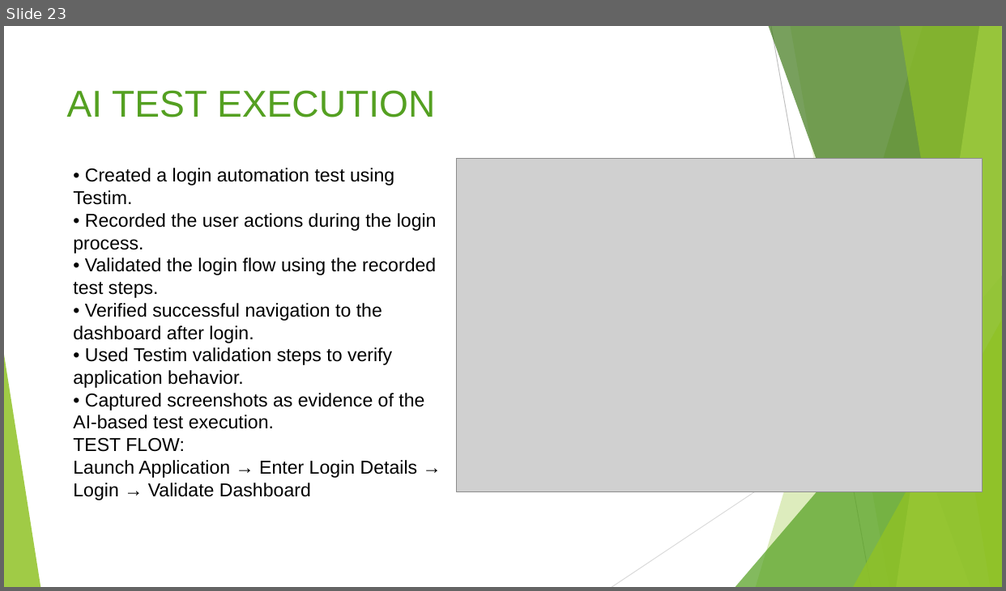
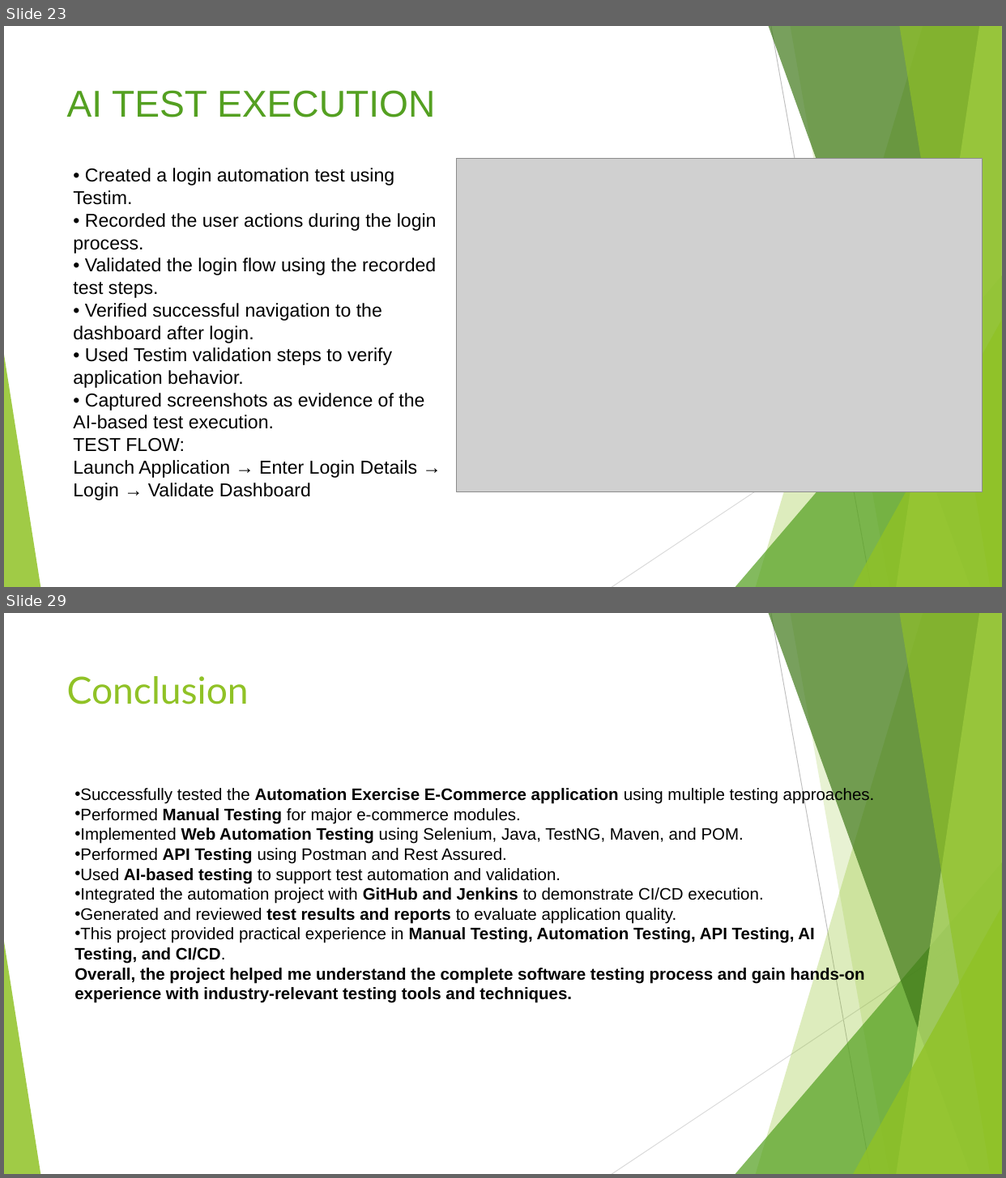
Before and after one commit to Dipali-dp/EcommerceTestingProject, a slide deck: Project_Presentation.pptx. Shown one above the other, each under a label of ours: slide 23 before the commit, slides 23 and 29 after it; the slides between them are not shown. The pictures are 1006x591 and 1006x1178 pixels, drawn with LibreOffice and Linux fonts; fonts in the diff are those of the drawing; grey boxes stand for pictures. Boxes give left, top, right and bottom in pixels: in the first picture for what was removed or moved away, otherwise in the second. Text is boxed around its words. In the diff, an @@ line names an element or a change of style, - is before the commit and + after.

Commit message:
Update project presentation

```diff
--- a/Project_Presentation.pptx
+++ b/Project_Presentation.pptx
@@ slide 29 added at box(4, 613, 1002, 1174), background #FFFFFF; not listed: 10 template elements that a slide beside it also shows @@
@@ title added at box(67, 676, 249, 705), 36 pt, text #90C226 @@
+Conclusion
@@ text added at box(74, 787, 875, 1003), 16 pt, text #000000 @@
+• Successfully tested the Automation Exercise E-Commerce application using multiple testing approaches.
+• Performed Manual Testing for major e-commerce modules.
+• Implemented Web Automation Testing using Selenium, Java, TestNG, Maven, and POM.
+• Performed API Testing using Postman and Rest Assured.
+• Used AI-based testing to support test automation and validation.
+• Integrated the automation project with GitHub and Jenkins to demonstrate CI/CD execution.
+• Generated and reviewed test results and reports to evaluate application quality.
+• This project provided practical experience in Manual Testing, Automation Testing, API Testing, AI Testing, and CI/CD.
+Overall, the project helped me understand the complete software testing process and gain hands-on experience with industry-relevant testing tools and techniques.
```
Also in this commit, not shown: 3 slides changed, 5 other slides added.
